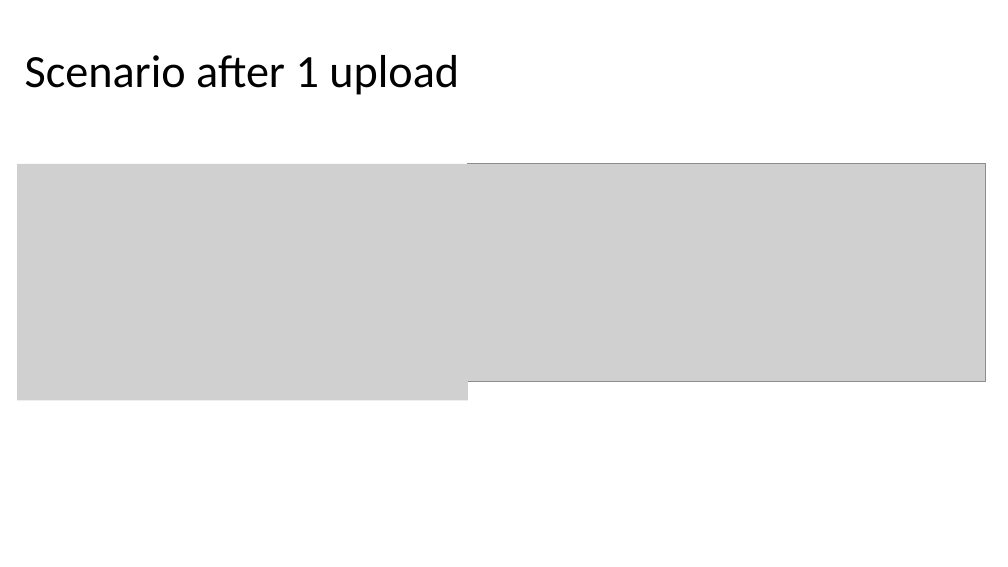
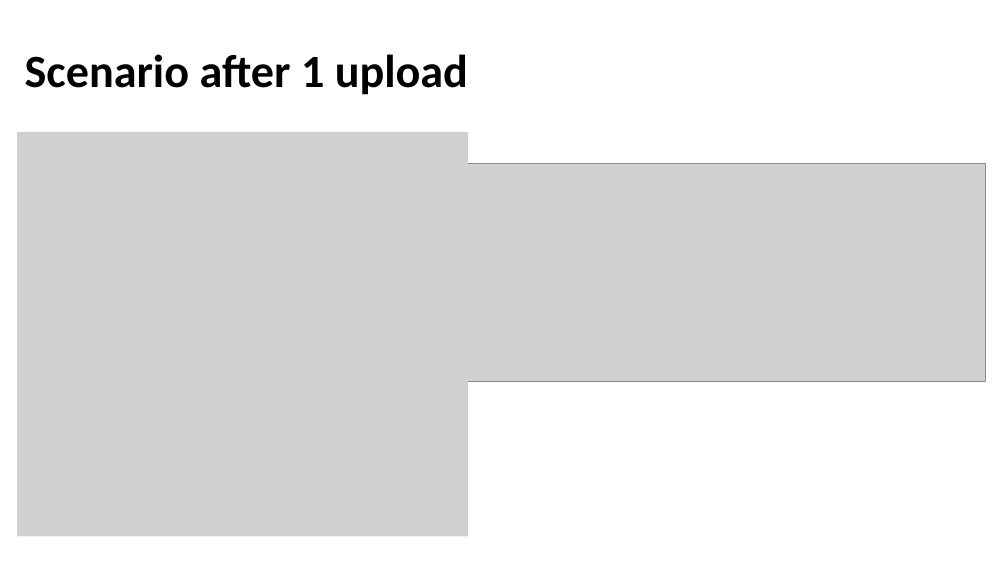
Before and after one commit to anuj-dimri25/Random-Delay-and-Indirections, a slide deck: slide 32 of proposal_dec.pptx (slide 28 before the commit). Drawn at 1008x567 pixels with LibreOffice and Linux fonts; fonts in the diff are those of the drawing; grey boxes stand for pictures. Boxes give left, top, right and bottom in pixels: in the first picture for what was removed or moved away, otherwise in the second. Text is boxed around its words. In the diff, an @@ line names an element or a change of style, - is before the commit and + after.

```diff
--- a/proposal_dec.pptx
+++ b/proposal_dec.pptx
@@ title "Scenario after 1 upload" at box(25, 54, 468, 95): bold on @@
@@ picture: place and size @@
-picture at box(17, 164, 468, 401)
+picture at box(17, 132, 468, 536)
```
Also in this commit, not shown: 24 other slides changed, 10 slides added, 2 slides removed.
